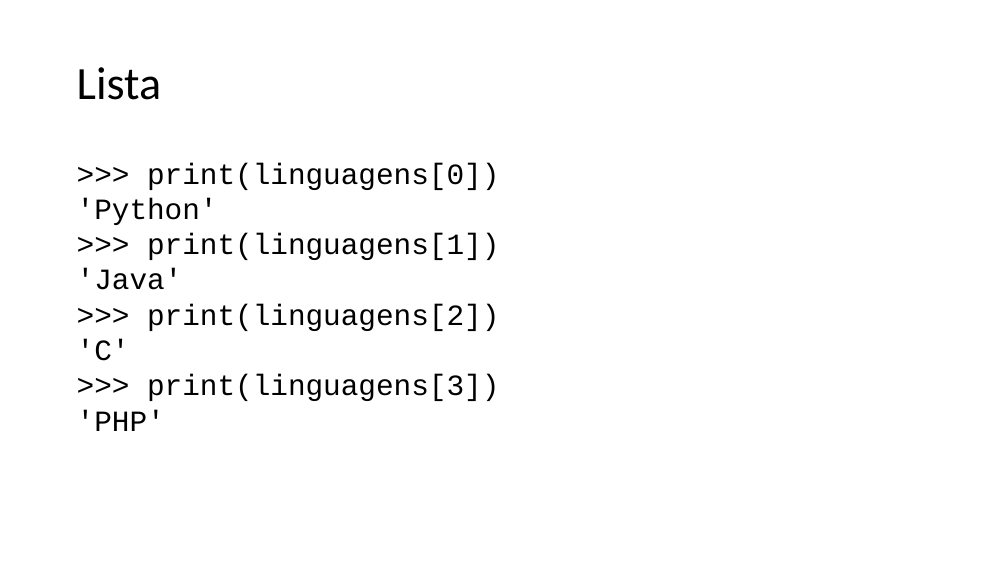
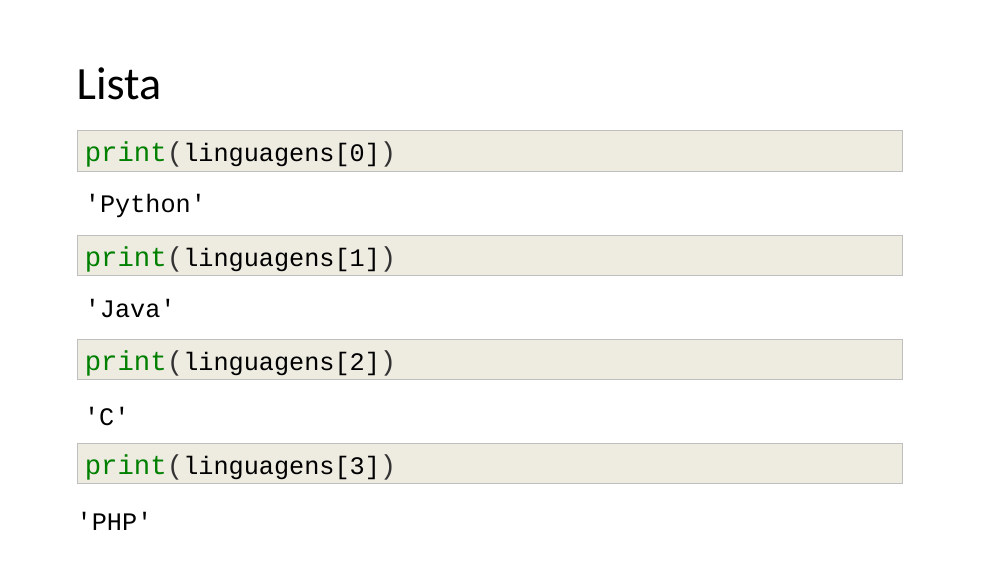
Before and after one commit to lidimayra/basic-stats, a slide deck: slide 15 of presentation.pptx. Drawn at 1008x567 pixels with LibreOffice and Linux fonts; fonts in the diff are those of the drawing. Boxes give left, top, right and bottom in pixels: in the first picture for what was removed or moved away, otherwise in the second. Text is boxed around its words. In the diff, an @@ line names an element or a change of style, - is before the commit and + after.

Commit message:
Formatting presentation

```diff
--- a/presentation.pptx
+++ b/presentation.pptx
@@ rectangle added at box(77, 131, 902, 172), fill #EEECE1, outline #BFBFBF 0.75 pt, 24 pt, text #000000 @@
+print(linguagens[0])
@@ text at box(77, 163, 499, 401): paragraphs removed @@
->>> print(linguagens[0])
-'Python'
->>> print(linguagens[1])
-'Java'
->>> print(linguagens[2])
-'C'
->>> print(linguagens[3])
@@ text added at box(85, 194, 206, 218), 24 pt, text #000000 @@
+'Python'
@@ rectangle added at box(77, 235, 902, 276), fill #EEECE1, outline #BFBFBF 0.75 pt, 24 pt, text #000000 @@
+print(linguagens[1])
@@ text added at box(85, 299, 176, 318), 24 pt, text #000000 @@
+'Java'
@@ rectangle added at box(77, 340, 902, 380), fill #EEECE1, outline #BFBFBF 0.75 pt, 24 pt, text #000000 @@
+print(linguagens[2])
@@ text added at box(84, 406, 129, 426), 24 pt, text #000000 @@
+'C'
@@ rectangle added at box(77, 443, 902, 484), fill #EEECE1, outline #BFBFBF 0.75 pt, 24 pt, text #000000 @@
+print(linguagens[3])
@@ text "'PHP'": place and size @@
-text "'PHP'" at box(77, 163, 499, 431)
+text "'PHP'" at box(77, 512, 153, 530)
@@ text "'PHP'" at box(77, 512, 153, 530): size 28 to 24 pt @@
```
Also in this commit, not shown: 19 other slides changed.
